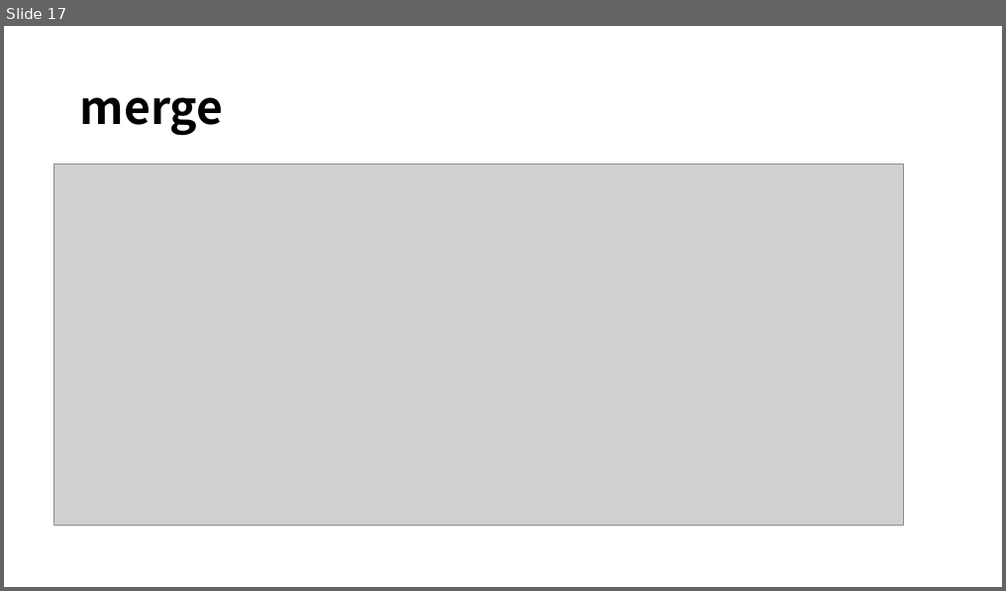
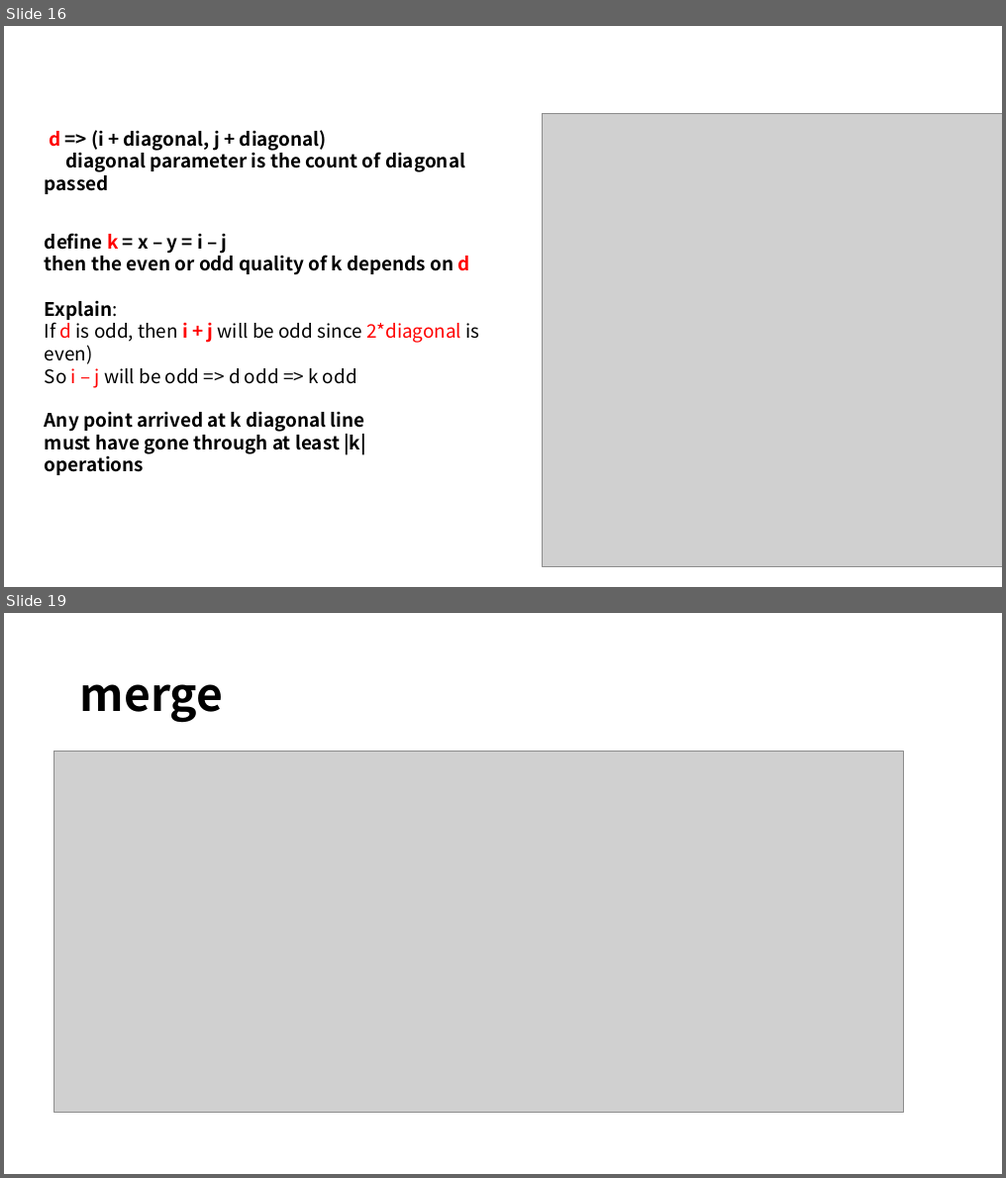
Before and after one commit to ReZeroS/git, a slide deck: doc/ZIT.pptx. Shown one above the other, each under a label of ours: slide 17 before the commit, slides 16 and 19 after it; the slides between them are not shown. The pictures are 1006x591 and 1006x1178 pixels, drawn with LibreOffice and Linux fonts; fonts in the diff are those of the drawing; grey boxes stand for pictures. Boxes give left, top, right and bottom in pixels: in the first picture for what was removed or moved away, otherwise in the second. Text is boxed around its words. In the diff, an @@ line names an element or a change of style, - is before the commit and + after.

```diff
--- a/doc/ZIT.pptx
+++ b/doc/ZIT.pptx
@@ slide 16 added at (x1=4, y1=26, x2=1002, y2=587), background #FFFFFF @@
@@ picture added at (x1=543, y1=113, x2=1002, y2=568) @@
@@ text added at (x1=45, y1=130, x2=465, y2=194), 18 pt, text #000000, bold @@
+d => (i + diagonal, j + diagonal)
+diagonal parameter is the count of diagonal passed
@@ text added at (x1=45, y1=233, x2=480, y2=388), 18 pt, text #000000 @@
+define k = x – y = i – j
+then the even or odd quality of k depends on d
+Explain:
+If d is odd, then i + j will be odd since 2*diagonal is even)
+So i – j will be odd => d odd => k odd
@@ text added at (x1=45, y1=411, x2=366, y2=475), 18 pt, text #000000, bold @@
+Any point arrived at k diagonal line
+must have gone through at least |k| operations
@@ what was slide 17 is now slide 19 @@
```
Also in this commit, not shown: 6 slides changed, 9 other slides added, 7 slides removed, 2 other files.
